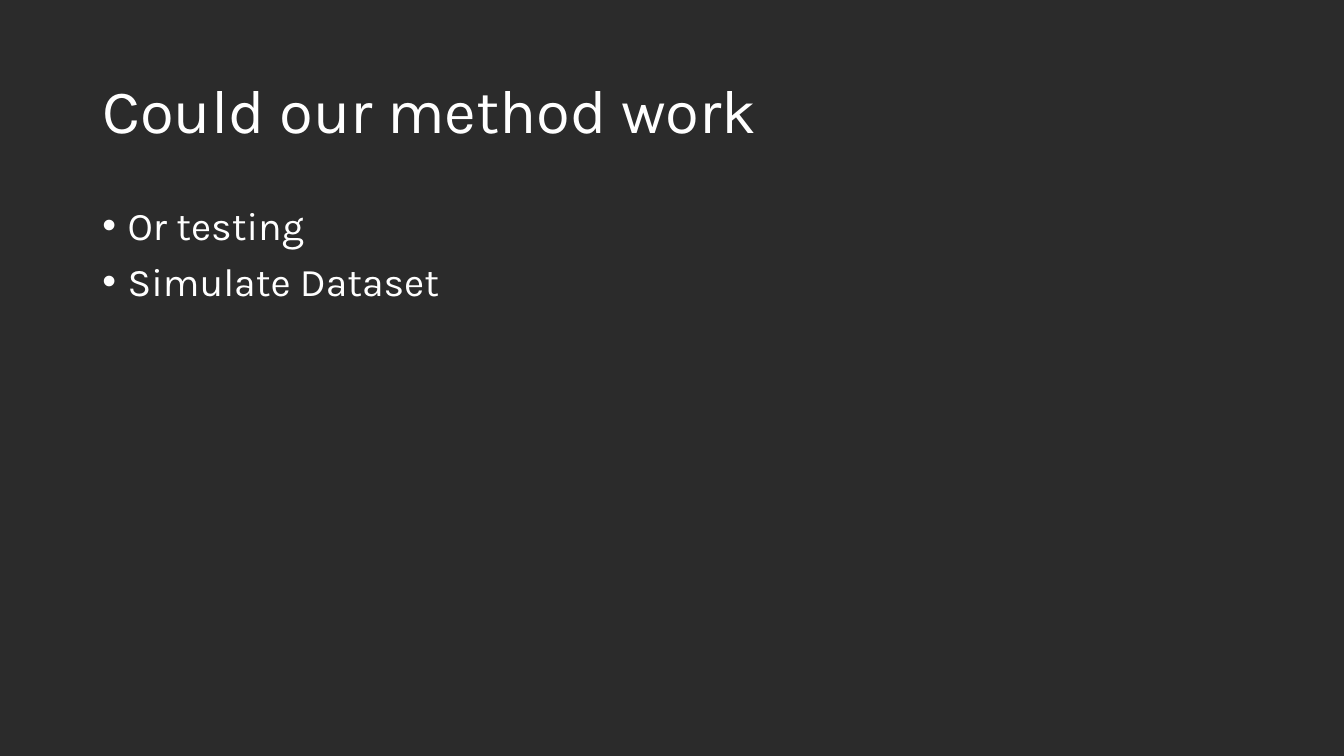
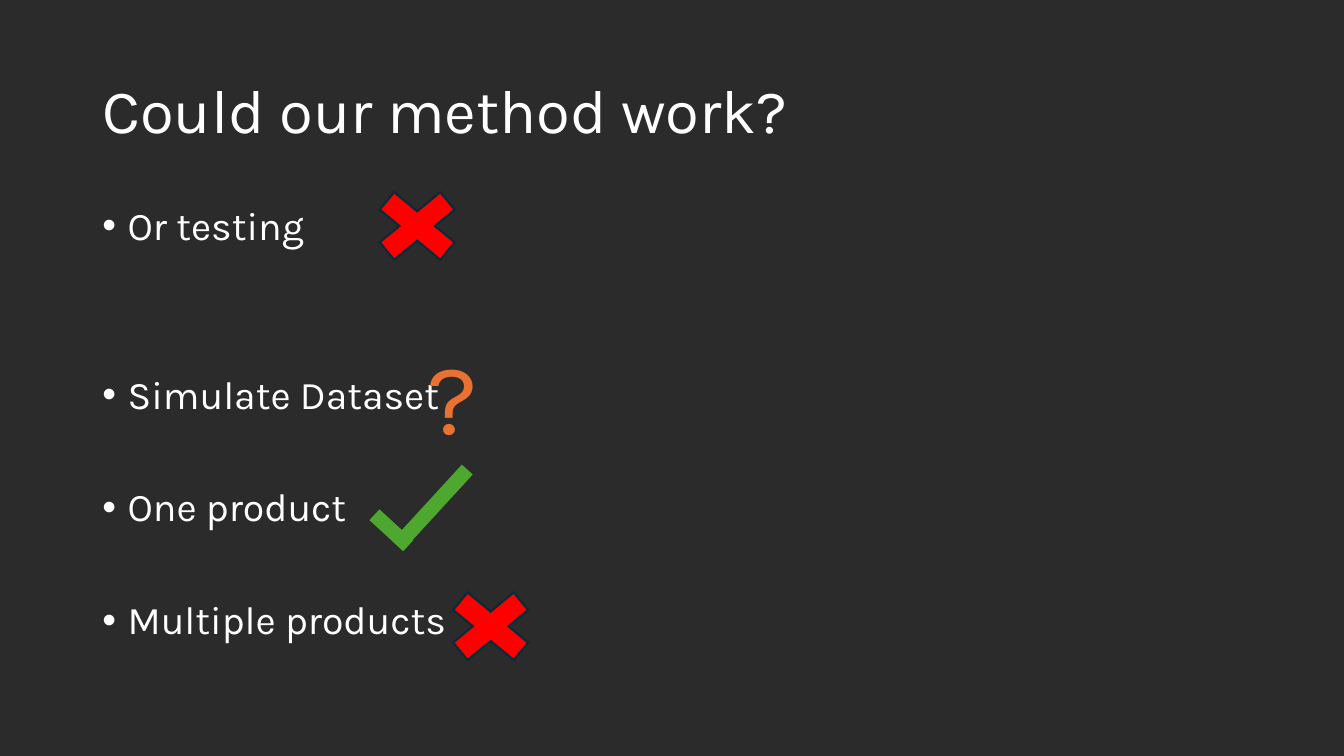
Before and after one commit to us-ja/GWAS_Internship_2025, a slide deck: slide 15 of Presentation/End_of_internship.pptx (slide 16 before the commit). Drawn at 1344x756 pixels with LibreOffice and Linux fonts; fonts in the diff are those of the drawing; background and template pictures are left out; a plain dark background stands for a picture behind light text. Boxes give left, top, right and bottom in pixels: in the first picture for what was removed or moved away, otherwise in the second. Text is boxed around its words. In the diff, an @@ line names an element or a change of style, - is before the commit and + after.

```diff
--- a/Presentation/End_of_internship.pptx
+++ b/Presentation/End_of_internship.pptx
@@ title at [102, 91, 787, 134]: text changed @@
-Could our method work
+Could our method work?
@@ cross added at [359, 177, 476, 274], fill #FF0000, outline #092A39 1.5 pt @@
@@ text added at [417, 329, 737, 461], 72 pt, text #E97132 @@
+?
@@ line added from (468, 470) to (397, 545), #4EA72E 10.5 pt @@
@@ text at [128, 494, 446, 644]: paragraphs added @@
+• One product
+• Multiple products
@@ line added from (375, 515) to (408, 545), #4EA72E 10.5 pt @@
@@ cross added at [433, 579, 549, 676], fill #FF0000, outline #092A39 1.5 pt @@
```
Also in this commit, not shown: 1 other slide changed, 1 slide added, 1 slide removed, 1 other file.
